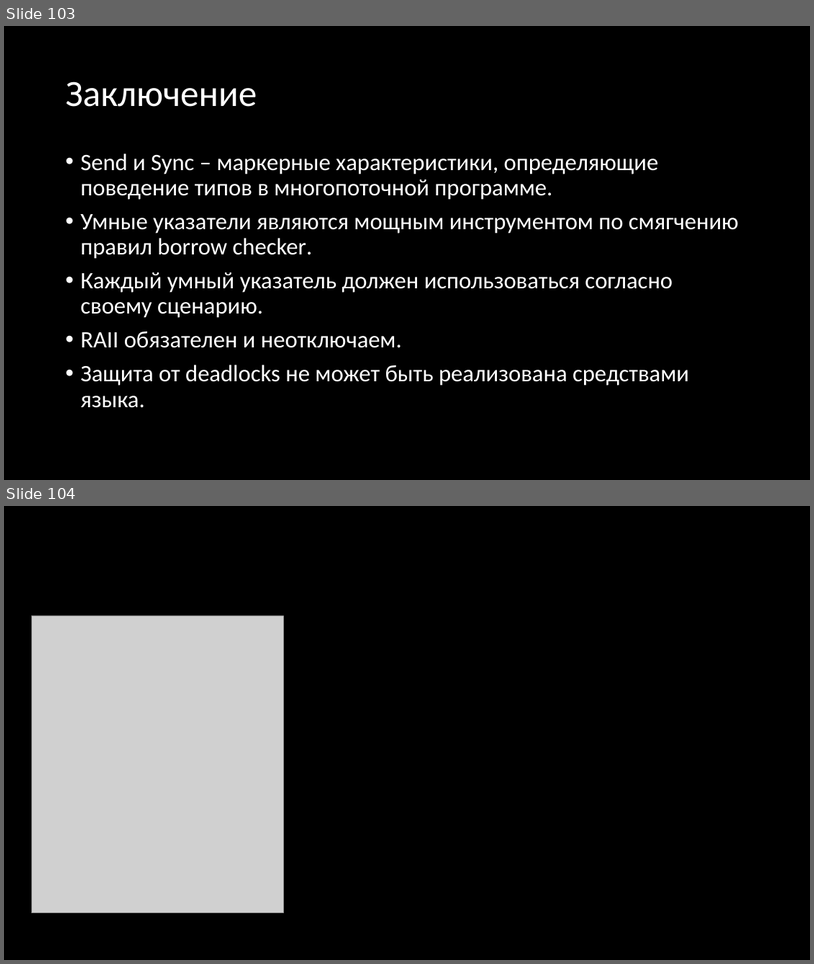
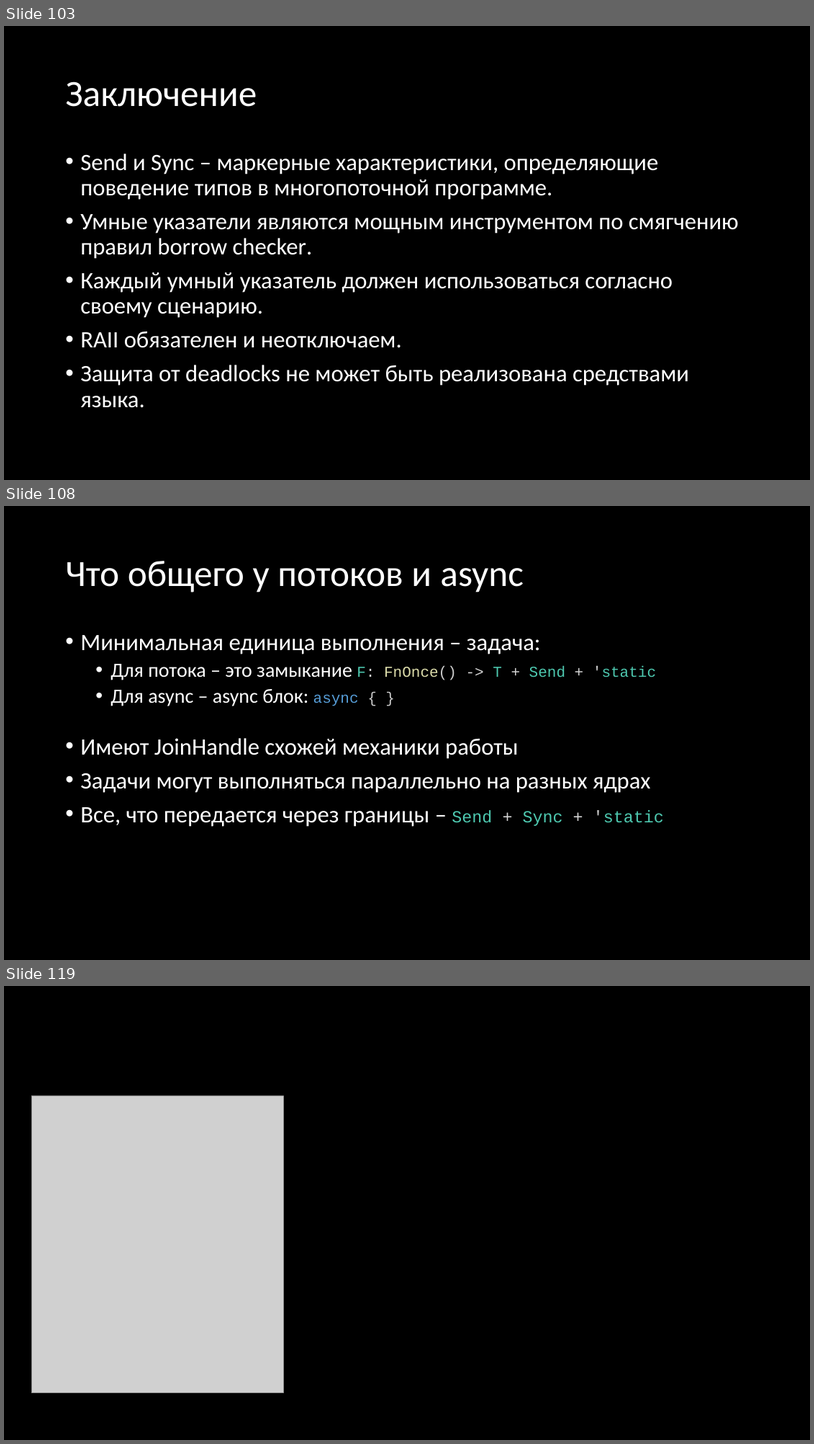
Before and after one commit to Gordon01/learn-rust, a slide deck: keynotes/Rust 2024.pptx. Shown one above the other, each under a label of ours: slides 103 and 104 before the commit, slides 103, 108 and 119 after it; the slides between them are not shown. The pictures are 814x964 and 814x1444 pixels, drawn with LibreOffice and Linux fonts; fonts in the diff are those of the drawing; grey boxes stand for pictures. Boxes give left, top, right and bottom in pixels: in the first picture for what was removed or moved away, otherwise in the second. Text is boxed around its words. In the diff, an @@ line names an element or a change of style, - is before the commit and + after.

```diff
--- a/keynotes/Rust 2024.pptx
+++ b/keynotes/Rust 2024.pptx
@@ slide 108 added at [4, 506, 810, 960], background #000000 @@
@@ title added at [65, 561, 524, 592], 44 pt, text #FFFFFF @@
+Что общего у потоков и async
@@ text added at [80, 635, 664, 826], 28 pt, text #FFFFFF @@
+• Минимальная единица выполнения – задача:
+  • Для потока – это замыкание F: FnOnce() -> T + Send + 'static
+  • Для async – async блок: async { }
+• Имеют JoinHandle схожей механики работы
+• Задачи могут выполняться параллельно на разных ядрах
+• Все, что передается через границы – Send + Sync + 'static
@@ what was slide 104 is now slide 119 @@
```
Also in this commit, not shown: 14 other slides added.
